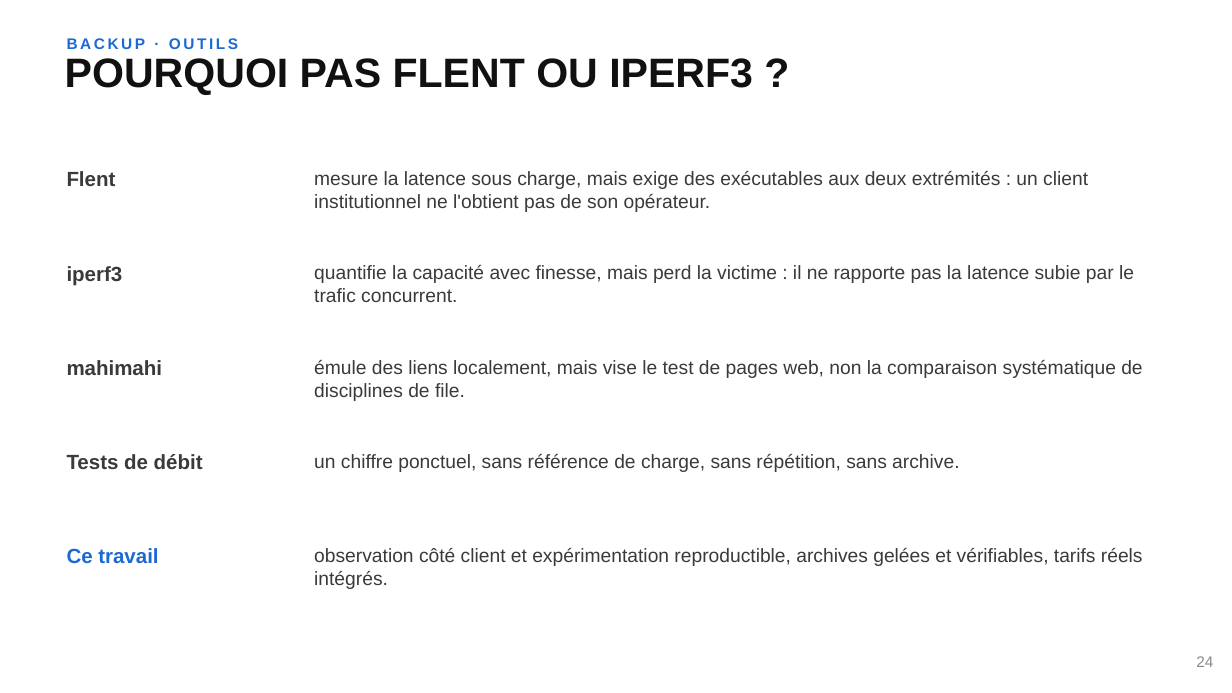
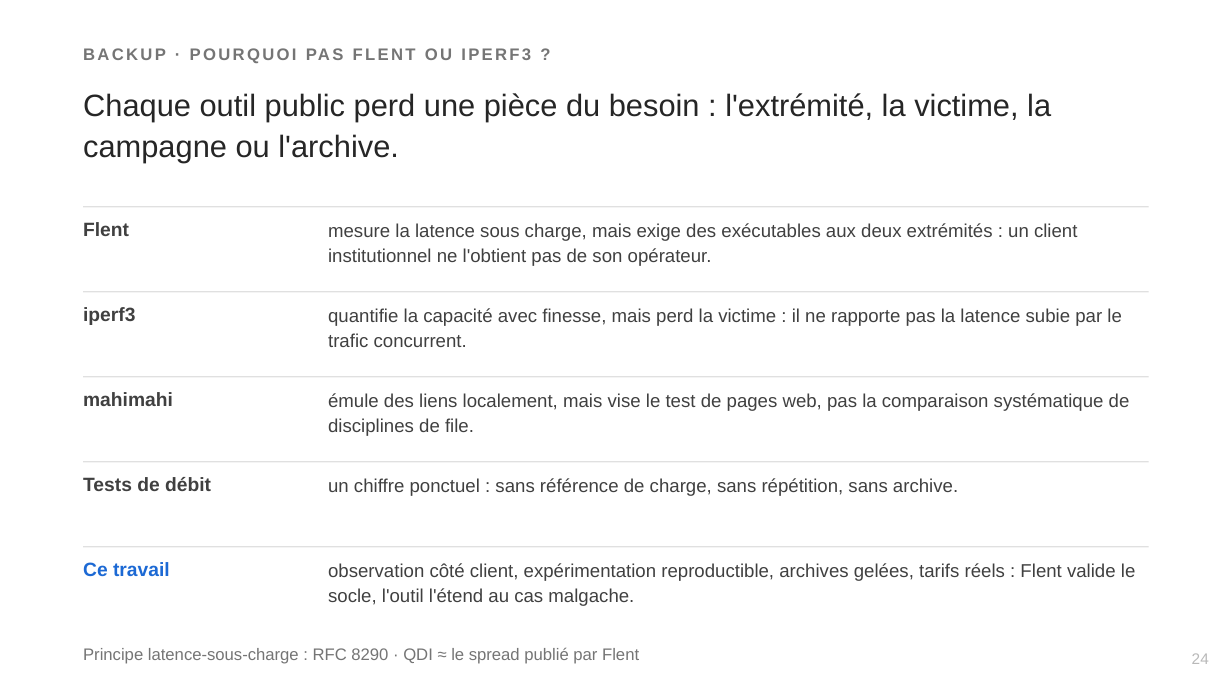
Before and after one commit to Realms4239/cgo, a slide deck: slide 24 of book/soutenance.pptx. Drawn at 1232x693 pixels with LibreOffice and Linux fonts; fonts in the diff are those of the drawing. Boxes give left, top, right and bottom in pixels: in the first picture for what was removed or moved away, otherwise in the second. Text is boxed around its words. In the diff, an @@ line names an element or a change of style, - is before the commit and + after.

Commit message:
feat(livrables): rebuild L1/L2/L3 depuis sources reconciliees + figR3-qdi.png regeneree (STOP deck verifie, chiffres sanctuarises intacts)

```diff
--- a/book/soutenance.pptx
+++ b/book/soutenance.pptx
@@ text at (83, 93, 1051, 162): text changed; size 32 to 24 pt; text colour #111111 to #262626; bold off @@
-POURQUOI PAS FLENT OU IPERF3 ?
+Chaque outil public perd une pièce du besoin : l'extrémité, la victime, la campagne ou l'archive.
@@ rectangle added at (83, 206, 1149, 207), fill #E0E0E0 @@
@@ size 16 to 15 pt, text colour #3A3A3A to #404040 in 4 elements at (83, 477, 211, 491), (83, 392, 173, 406), (83, 307, 135, 325), (83, 222, 129, 236) @@
@@ text "Flent": place and size @@
-text "Flent" at (67, 171, 116, 186)
+text "Flent" at (83, 222, 129, 236)
@@ text "mesure la latence sous charge, ..." at (328, 223, 1077, 266): size 15 to 14.5 pt, text colour #3A3A3A to #404040; line spacing 1 to 19pt @@
@@ text "mesure la latence sous charge, ...": place and size @@
-text "mesure la latence sous charge, ..." at (314, 171, 1088, 212)
+text "mesure la latence sous charge, ..." at (328, 223, 1077, 266)
@@ text at (531, 252, 639, 660): text changed; size 12 to 13 pt; text colour #1C69D4 to #757575 @@
-BACKUP · OUTILS
+BACKUP · POURQUOI PAS FLENT OU IPERF3 ?
@@ rectangle added at (83, 291, 1149, 292), fill #E0E0E0 @@
@@ text "iperf3": place and size @@
-text "iperf3" at (67, 266, 123, 286)
+text "iperf3" at (83, 307, 135, 325)
@@ text "quantifie la capacité avec finesse, ...": place and size @@
-text "quantifie la capacité avec finesse, ..." at (314, 265, 1134, 302)
+text "quantifie la capacité avec finesse, ..." at (328, 308, 1121, 347)
@@ text "quantifie la capacité avec finesse, ..." at (328, 308, 1121, 347): size 15 to 14.5 pt, text colour #3A3A3A to #404040; line spacing 1 to 19pt @@
@@ text "mahimahi": place and size @@
-text "mahimahi" at (67, 360, 163, 375)
+text "mahimahi" at (83, 392, 173, 406)
@@ rectangle added at (83, 376, 1149, 377), fill #E0E0E0 @@
@@ text at (328, 393, 1130, 436): text changed; size 15 to 14.5 pt; text colour #3A3A3A to #404040 @@
-émule des liens localement, mais vise le test de pages web, non la comparaison systématique de disciplines de file.
+émule des liens localement, mais vise le test de pages web, pas la comparaison systématique de disciplines de file.
@@ text "Tests de débit": place and size @@
-text "Tests de débit" at (67, 454, 203, 469)
+text "Tests de débit" at (83, 477, 211, 491)
@@ rectangle added at (83, 461, 1149, 462), fill #E0E0E0 @@
@@ text at (328, 478, 958, 496): text changed; size 15 to 14.5 pt; text colour #3A3A3A to #404040 @@
-un chiffre ponctuel, sans référence de charge, sans répétition, sans archive.
+un chiffre ponctuel : sans référence de charge, sans répétition, sans archive.
@@ text "Ce travail": place and size @@
-text "Ce travail" at (67, 548, 158, 564)
+text "Ce travail" at (83, 562, 170, 576)
@@ text "Ce travail" at (83, 562, 170, 576): size 16 to 15 pt @@
@@ rectangle added at (83, 546, 1149, 547), fill #E0E0E0 @@
@@ text at (328, 563, 1135, 606): text changed; size 15 to 14.5 pt; text colour #3A3A3A to #404040 @@
-observation côté client et expérimentation reproductible, archives gelées et vérifiables, tarifs réels intégrés.
+observation côté client, expérimentation reproductible, archives gelées, tarifs réels : Flent valide le socle, l'outil l'étend au cas malgache.
@@ text added at (83, 647, 597, 664), 13 pt, text #757575 @@
+Principe latence-sous-charge : RFC 8290 · QDI ≈ le spread publié par Flent
@@ text "24" at (1192, 653, 1209, 664): text colour #8A8A8A to #B9B9B9 @@
```
Also in this commit, not shown: 20 other slides changed, 5 slides added, 5 slides removed, 4 other files.
